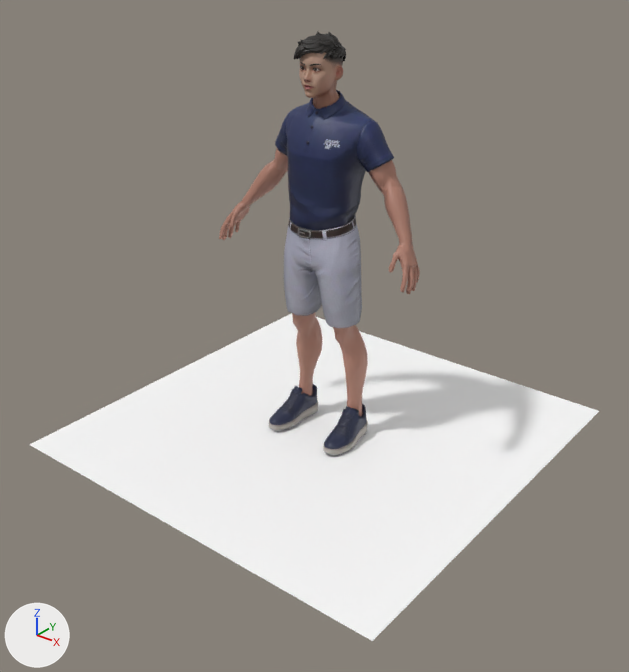
The FBX model ankle/plantar_flexion_demo.fbx: old version first, new version second.
Rendered twice from a camera (50 mm lens) standing at (2.26, -2.9, 2.28) and looking at (0.07, -0.16, 0.58). Lighting does not change. The marker at lower left points along +X, +Y and +Z. Where no turn or scale is listed for an object, it has been applied to the vertices.

The older version as bpy lines, for what is in view:
```python
ob_plane = bpy.data.objects.new('Plane', me_scene_009)
ob_plane.location = (0.0, 0.0, 0.0)
ob_wolf3d_body = bpy.data.objects.new('Wolf3D_Body', me_scene_002)
ob_wolf3d_body.location = (0.0, 0.0, 0.0)
ob_wolf3d_hair = bpy.data.objects.new('Wolf3D_Hair', me_scene_003)
ob_wolf3d_hair.location = (0.0, 0.0, 0.0)
ob_wolf3d_head = bpy.data.objects.new('Wolf3D_Head', me_scene_004)
ob_wolf3d_head.location = (0.0, 0.0, 0.0)
ob_wolf3d_outfit_bottom = bpy.data.objects.new('Wolf3D_Outfit_Bottom', me_scene_005)
ob_wolf3d_outfit_bottom.location = (0.0, 0.0, 0.0)
ob_wolf3d_outfit_footwear = bpy.data.objects.new('Wolf3D_Outfit_Footwear', me_scene_006)
ob_wolf3d_outfit_footwear.location = (0.0, 0.0, 0.0)
ob_wolf3d_outfit_top = bpy.data.objects.new('Wolf3D_Outfit_Top', me_scene_007)
ob_wolf3d_outfit_top.location = (0.0, 0.0, 0.0)
```
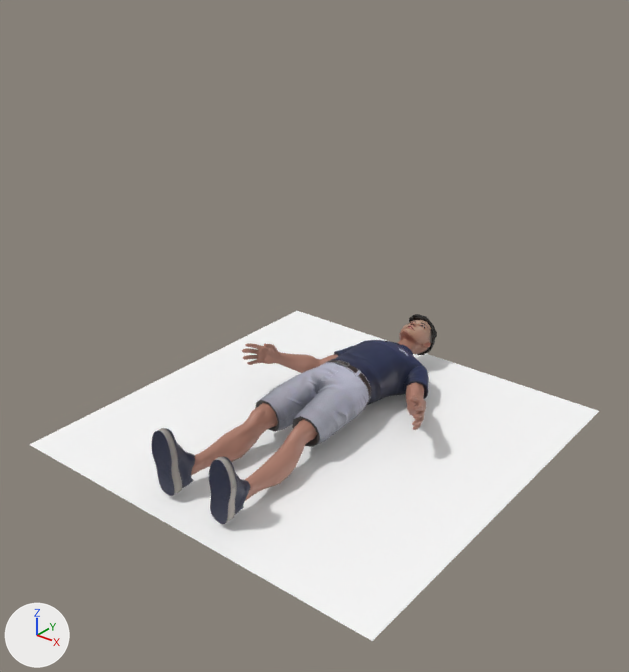
Edits to the scene script, one JSON object a line:
```json
{"op": "set", "path": "ob_wolf3d_outfit_bottom.location", "old": "(0.0, 0.0, 0.0)", "new": "(0.0, -0.9, 0.15)"}
{"op": "set", "path": "ob_wolf3d_outfit_bottom.rotation_euler", "old": "(0.0, 0.0, 0.0)", "new": "(-1.571, 0.0000542, -0.0000508)", "note": "degrees (0, 0, 0) -> degrees (-90, 0, -0)"}
{"op": "set", "path": "ob_wolf3d_hair.location", "old": "(0.0, 0.0, 0.0)", "new": "(0.0, -0.9, 0.15)"}
{"op": "set", "path": "ob_wolf3d_hair.rotation_euler", "old": "(0.0, 0.0, 0.0)", "new": "(-1.571, 0.0000542, -0.0000508)", "note": "degrees (0, 0, 0) -> degrees (-90, 0, -0)"}
{"op": "set", "path": "ob_wolf3d_head.location", "old": "(0.0, 0.0, 0.0)", "new": "(0.0, -0.9, 0.15)"}
{"op": "set", "path": "ob_wolf3d_head.rotation_euler", "old": "(0.0, 0.0, 0.0)", "new": "(-1.571, 0.0000542, -0.0000508)", "note": "degrees (0, 0, 0) -> degrees (-90, 0, -0)"}
{"op": "set", "path": "ob_wolf3d_body.location", "old": "(0.0, 0.0, 0.0)", "new": "(0.0, -0.9, 0.15)"}
{"op": "set", "path": "ob_wolf3d_body.rotation_euler", "old": "(0.0, 0.0, 0.0)", "new": "(-1.571, 0.0000542, -0.0000508)", "note": "degrees (0, 0, 0) -> degrees (-90, 0, -0)"}
{"op": "set", "path": "ob_wolf3d_outfit_footwear.location", "old": "(0.0, 0.0, 0.0)", "new": "(0.0, -0.9, 0.15)"}
{"op": "set", "path": "ob_wolf3d_outfit_footwear.rotation_euler", "old": "(0.0, 0.0, 0.0)", "new": "(-1.571, 0.0000542, -0.0000508)", "note": "degrees (0, 0, 0) -> degrees (-90, 0, -0)"}
{"op": "set", "path": "ob_wolf3d_outfit_top.location", "old": "(0.0, 0.0, 0.0)", "new": "(0.0, -0.9, 0.15)"}
{"op": "set", "path": "ob_wolf3d_outfit_top.rotation_euler", "old": "(0.0, 0.0, 0.0)", "new": "(-1.571, 0.0000542, -0.0000508)", "note": "degrees (0, 0, 0) -> degrees (-90, 0, -0)"}
```

Where the change shows, as pixel boxes (x1, y1, x2, y2) in the pictures (629 x 672 px):
```json
{"object": "Wolf3D_Outfit_Top", "change": "moved, turned", "before": [275, 90, 394, 230], "after": [332, 340, 429, 405]}
{"object": "Wolf3D_Body", "change": "moved, turned", "before": [219, 149, 420, 416], "after": [191, 343, 426, 501]}
{"object": "Wolf3D_Outfit_Bottom", "change": "moved, turned", "before": [283, 215, 362, 328], "after": [255, 360, 371, 447]}
{"object": "Wolf3D_Outfit_Footwear", "change": "moved, turned", "before": [269, 384, 368, 455], "after": [151, 428, 250, 524]}
{"object": "Wolf3D_Head", "change": "moved, turned", "before": [299, 51, 343, 109], "after": [398, 320, 432, 354]}
{"object": "Wolf3D_Hair", "change": "moved, turned", "before": [294, 31, 346, 61], "after": [409, 314, 437, 355]}
```
